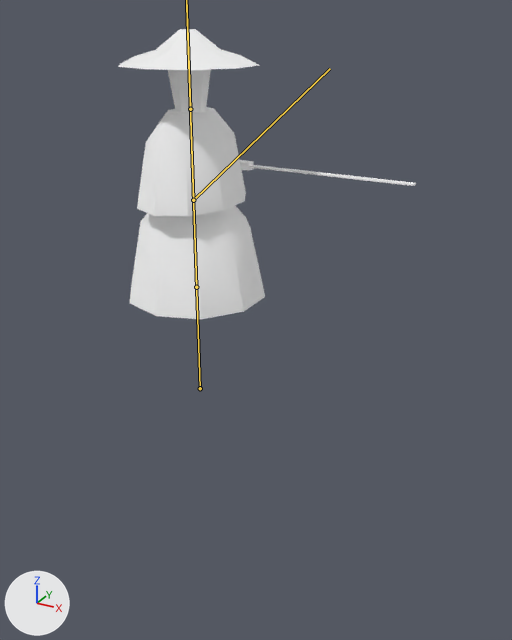
Before and after pictures for a commit that changed the glTF model static/models/samurai.glb.
The view is the same before and after, from a 50 mm lens placed at (1.58, -2.35, 2.58), pointed at (0.3, -0.03, 1.41). The axes (+X, +Y, +Z) are drawn at lower left. The lights are the same throughout. The bones that bend it are drawn over the model as lines.
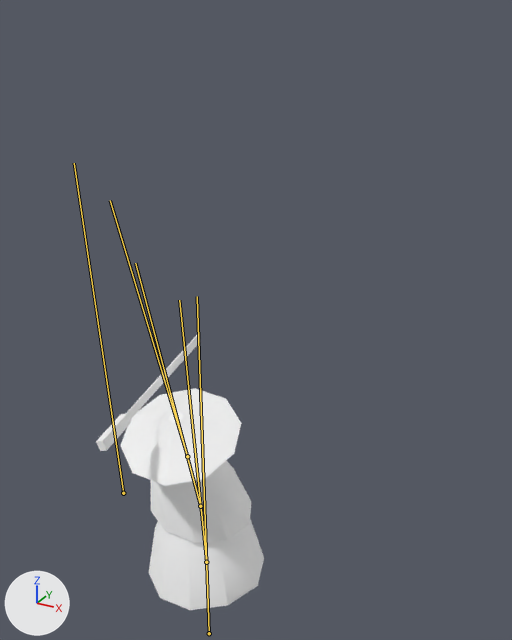
The newer file adds an action. The first version stands in its rest pose; the second is drawn at frame 1 of the action 'slash.high'.

The change, as JSON lines over the scene's bpy script:
```json
{"block": "bone_base", "where": "bone_base = bpy.data.objects['Armature.001'].pose.bones['Base']"}
{"op": "set", "path": "bone_base.location", "old": "(0.0, 0.0, 0.0)", "new": "(0.0, -5.94, 0.0)"}
{"op": "set", "path": "bone_base.rotation_quaternion", "old": "(1.0, 0.0, 0.0, 0.0)", "new": "(0.707, 0.0, -0.707, 0.0)", "note": "degrees (0, 0, 0) -> degrees (0, -90, 0)"}
{"block": "bone_bone_003", "where": "bone_bone_003 = bpy.data.objects['Armature.001'].pose.bones['Bone.003']  # child of 'Base'"}
{"op": "set", "path": "bone_bone_003.rotation_quaternion", "old": "(1.0, 0.0, 0.0, 0.0)", "new": "(0.999, 0.0, 0.0, -0.044)", "note": "degrees (0, 0, 0) -> degrees (0, 0, -5)"}
{"block": "bone_bone", "where": "bone_bone = bpy.data.objects['Armature.001'].pose.bones['Bone']  # child of 'Bone.003'"}
{"op": "set", "path": "bone_bone.rotation_quaternion", "old": "(1.0, 0.0, 0.0, 0.0)", "new": "(0.996, 0.0, 0.0, -0.087)", "note": "degrees (0, 0, 0) -> degrees (0, 0, -10)"}
{"block": "bone_bone_002", "where": "bone_bone_002 = bpy.data.objects['Armature.001'].pose.bones['Bone.002']  # child of 'Bone'"}
{"op": "set", "path": "bone_bone_002.location", "old": "(0.0, 0.0, 0.0)", "new": "(1.38, 0.24, 1.82)"}
{"op": "set", "path": "bone_bone_002.rotation_quaternion", "old": "(1.0, 0.0, 0.0, 0.0)", "new": "(0.003, 0.115, -0.807, -0.58)", "note": "degrees (0, 0, 0) -> degrees (-71, 173, 11)"}
{"block": "bone_bone_001", "where": "bone_bone_001 = bpy.data.objects['Armature.001'].pose.bones['Bone.001']  # child of 'Bone'"}
{"op": "set", "path": "bone_bone_001.rotation_quaternion", "old": "(1.0, 0.0, 0.0, 0.0)", "new": "(0.998, -0.035, -0.005, -0.05)", "note": "degrees (0, 0, 0) -> degrees (-4, -1, -6)"}
```

What differs and where, as boxes [x1, y1, x2, y2] in the pictures (512 x 640 px):
```json
{"object": "Cylinder", "change": "posed", "before": [130, 206, 265, 319], "after": [149, 519, 264, 610]}
{"object": "Cylinder.001", "change": "posed", "before": [137, 107, 246, 217], "after": [151, 461, 251, 543]}
{"object": "Cylinder.003", "change": "posed", "before": [118, 29, 259, 70], "after": [120, 388, 241, 486], "on screen": "14% narrower, 136% taller"}
{"object": "Cylinder.002", "change": "posed", "before": [168, 69, 211, 112], "on screen": "not visible afterwards"}
{"object": "Cube.001", "change": "posed", "before": [249, 165, 416, 186], "after": [126, 334, 200, 420], "on screen": "55% narrower, 295% taller"}
{"object": "Cube", "change": "posed", "before": [240, 160, 254, 171], "after": [96, 414, 131, 451]}
{"bone": "Bone.002", "before": "(193, 200) to (330, 68)", "after": "(123, 493) to (74, 163)"}
```
